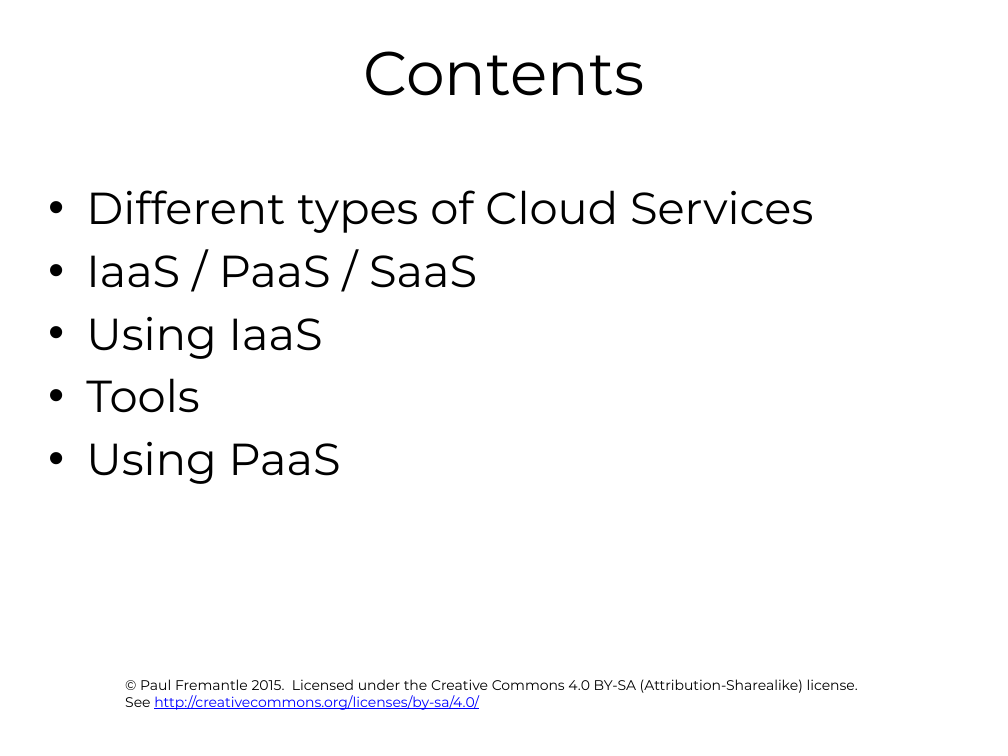
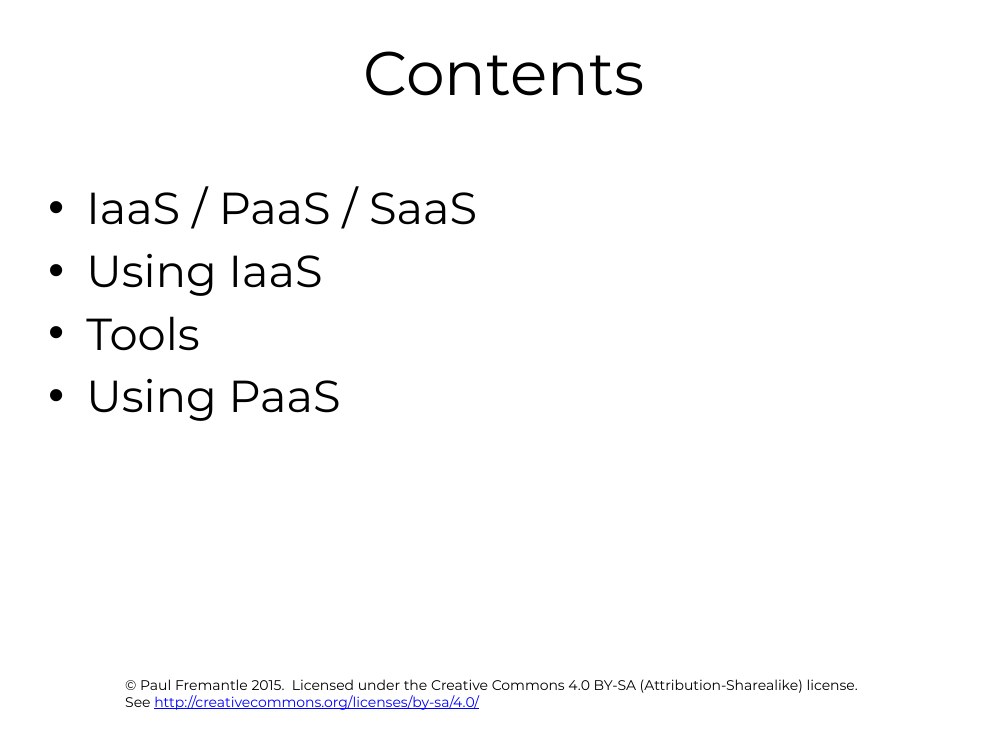
Before and after one commit to pzfreo/ox-clo, a slide deck: slide 2 of pres-source/02-using-cloud-services.pptx. Drawn at 1008x756 pixels with LibreOffice and Linux fonts; fonts in the diff are those of the drawing; background and template pictures are left out. Boxes give left, top, right and bottom in pixels: in the first picture for what was removed or moved away, otherwise in the second. Text is boxed around its words. In the diff, an @@ line names an element or a change of style, - is before the commit and + after.

Commit message:
updates

```diff
--- a/pres-source/02-using-cloud-services.pptx
+++ b/pres-source/02-using-cloud-services.pptx
@@ text at bbox=[86, 190, 813, 233]: paragraph removed @@
-• Different types of Cloud Services
```
Also in this commit, not shown: 19 slides added, 1 slide removed.
